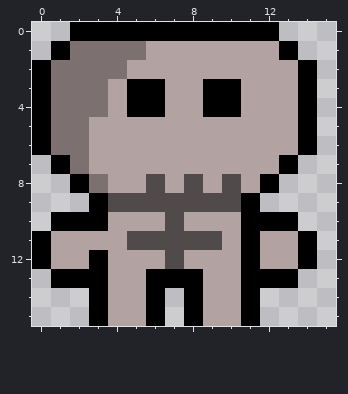
Two states of a pixel-art file, Udemy Training/skelly.aseprite. The picture above was drawn from the file before the commit.
16x16 pixels, 1 frame.
After:
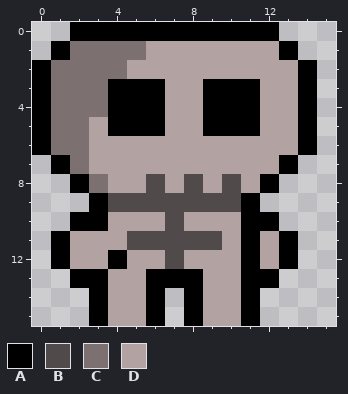
Palette (. is transparent): A #000000  B #514a4a  C #7d7070  D #b3a2a2
What changed:
y 3..4: x 4 D -> A; x 11 D -> A
y 5: x 4..6 DDD -> AAA; x 9..11 DDD -> AAA
y 10: x 1 A -> .; x 13 A -> .
y 11: x 0..1 AD -> .A; x 13..14 DA -> A.
y 12: x 0..1 AD -> .A; x 3..4 AD -> DA; x 13..14 DA -> A.
y 13: x 1 A -> .; x 13 A -> .
Where, in picture pixels (left, top, right, bottom), the same in both pictures:
changed: (108, 79, 260, 136)
changed: (32, 212, 127, 288)
changed: (279, 212, 317, 288)
